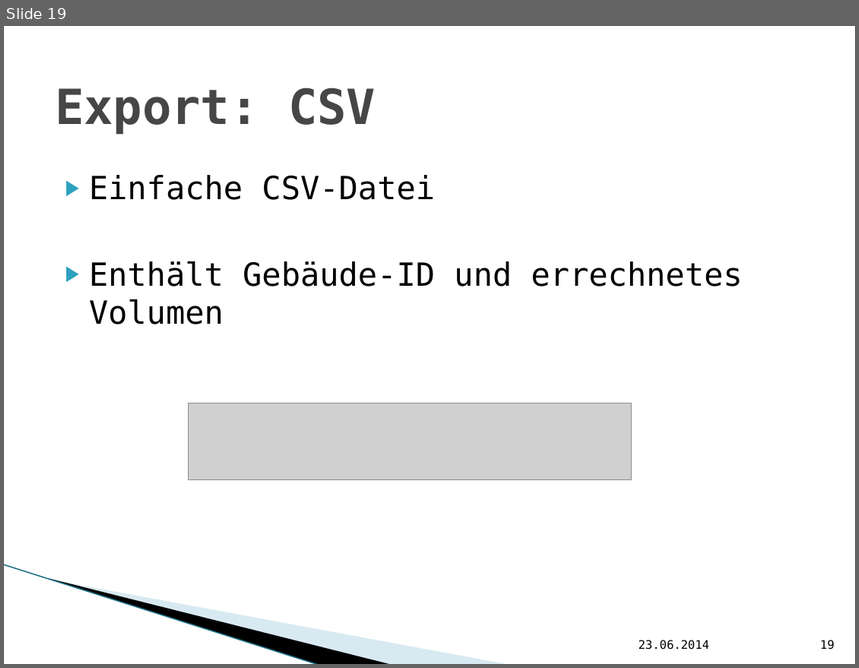
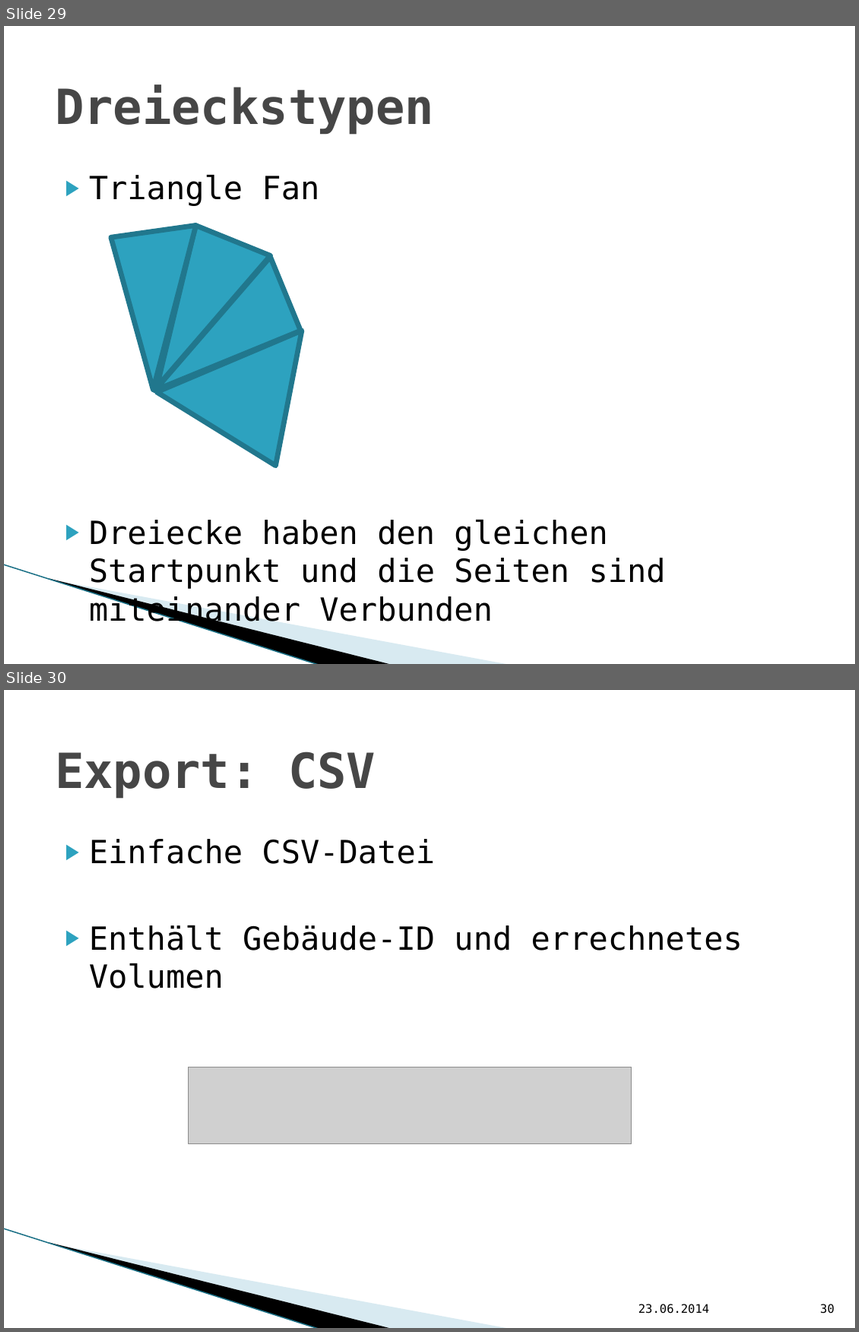
Before and after one commit to hft-swp/stuff, a slide deck: doku/präsentation nicht komplett/vCity-Präsentation.pptx. Shown one above the other, each under a label of ours: slide 19 before the commit, slides 29 and 30 after it. The pictures are 859x668 and 859x1332 pixels, drawn with LibreOffice and Linux fonts; fonts in the diff are those of the drawing; grey boxes stand for pictures; background and template pictures are left out. Boxes give left, top, right and bottom in pixels: in the first picture for what was removed or moved away, otherwise in the second. Text is boxed around its words. In the diff, an @@ line names an element or a change of style, - is before the commit and + after.

```diff
--- a/doku/präsentation nicht komplett/vCity-Präsentation.pptx
+++ b/doku/präsentation nicht komplett/vCity-Präsentation.pptx
@@ slide 29 added at [4, 26, 855, 664], background #FFFFFF; not listed: 3 template elements that a slide beside it also shows @@
@@ title added at [55, 85, 434, 134], 41 pt, text #464646, bold @@
+Dreieckstypen
@@ text added at [89, 175, 666, 628], 27 pt, text #000000 @@
+▶ Triangle Fan
+▶ Dreiecke haben den gleichen Startpunkt und die Seiten sind miteinander Verbunden
@@ group added at [111, 225, 302, 466]: 4 triangles @@
@@ what was slide 19 is now slide 30 @@
@@ page number at [820, 1304, 835, 1314]: text changed @@
-19
+30
```
Also in this commit, not shown: 13 other slides added, 2 slides removed.
